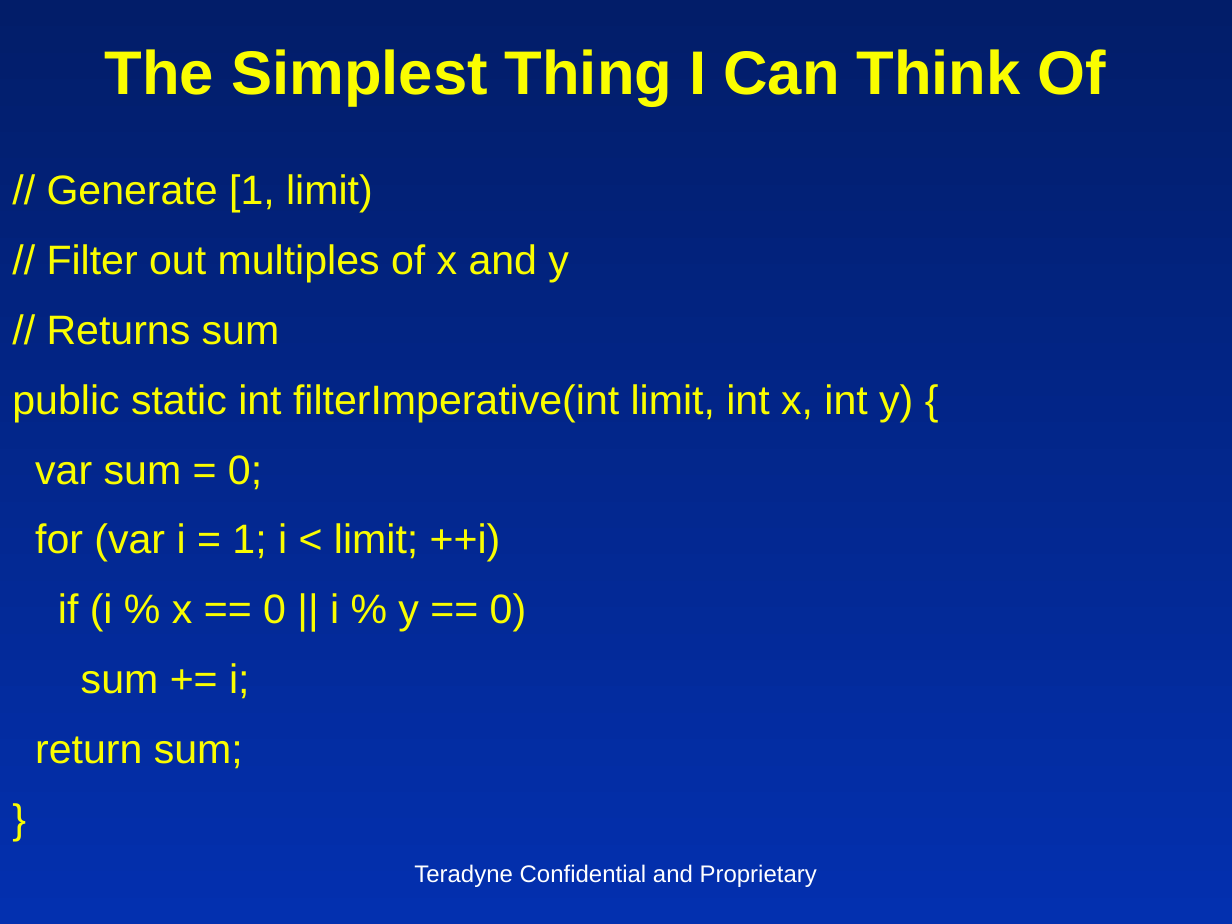
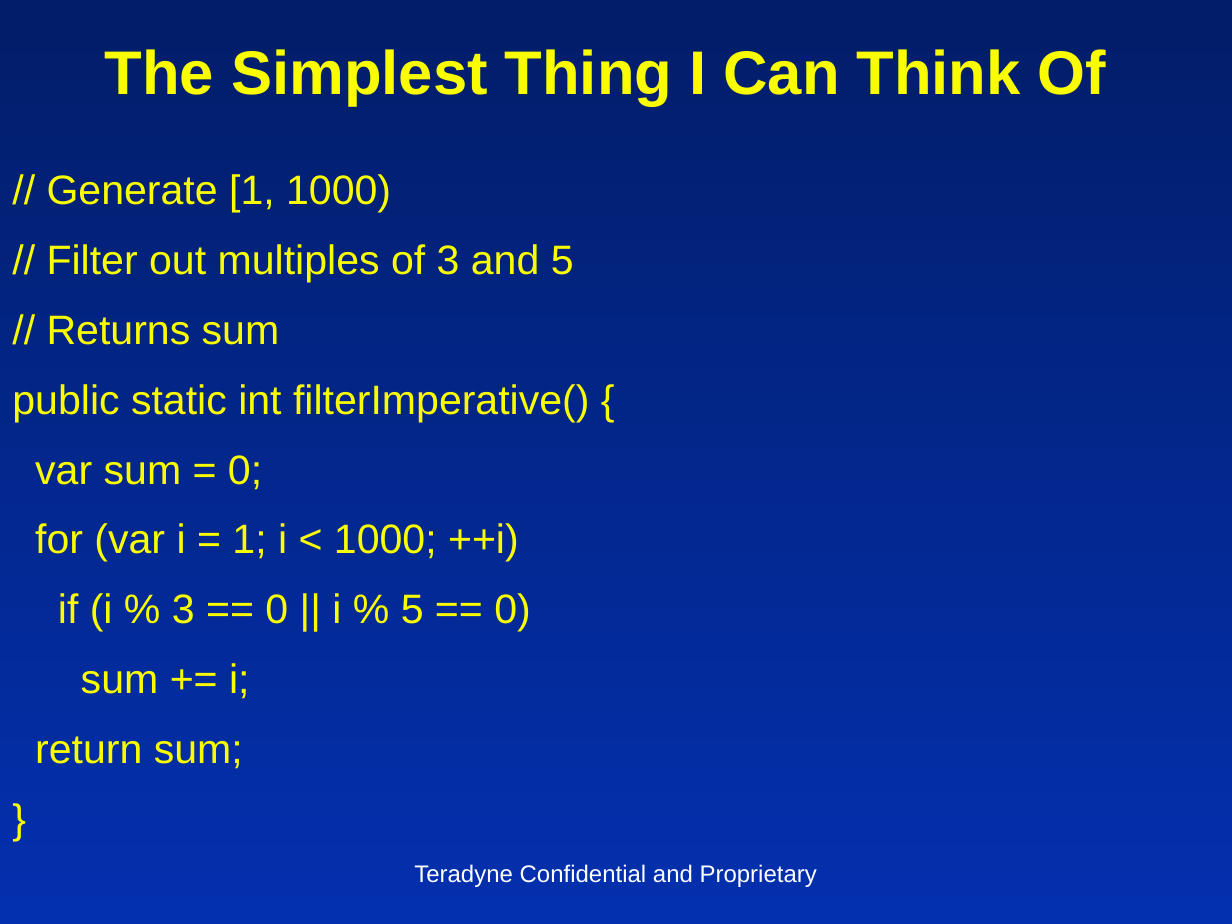
Before and after one commit to insideoutclub/Euler, a slide deck: slide 5 of FiveEasyPieces1.pptx. Drawn at 1232x924 pixels with LibreOffice and Linux fonts; fonts in the diff are those of the drawing. Boxes give left, top, right and bottom in pixels: in the first picture for what was removed or moved away, otherwise in the second. Text is boxed around its words. In the diff, an @@ line names an element or a change of style, - is before the commit and + after.

```diff
--- a/FiveEasyPieces1.pptx
+++ b/FiveEasyPieces1.pptx
@@ text at (x1=47, y1=174, x2=574, y2=282): text changed @@
-// Generate [1, limit)
-// Filter out multiples of x and y
+// Generate [1, 1000)
+// Filter out multiples of 3 and 5
@@ text at (x1=12, y1=384, x2=590, y2=422): text changed @@
-public static int filterImperative(int limit, int x, int y) {
+public static int filterImperative() {
@@ text at (x1=35, y1=523, x2=531, y2=631): text changed @@
-for (var i = 1; i < limit; ++i)
-if (i % x == 0 || i % y == 0)
+for (var i = 1; i < 1000; ++i)
+if (i % 3 == 0 || i % 5 == 0)
```
Also in this commit, not shown: 17 other slides changed, 1 slide removed, 2 other files.
